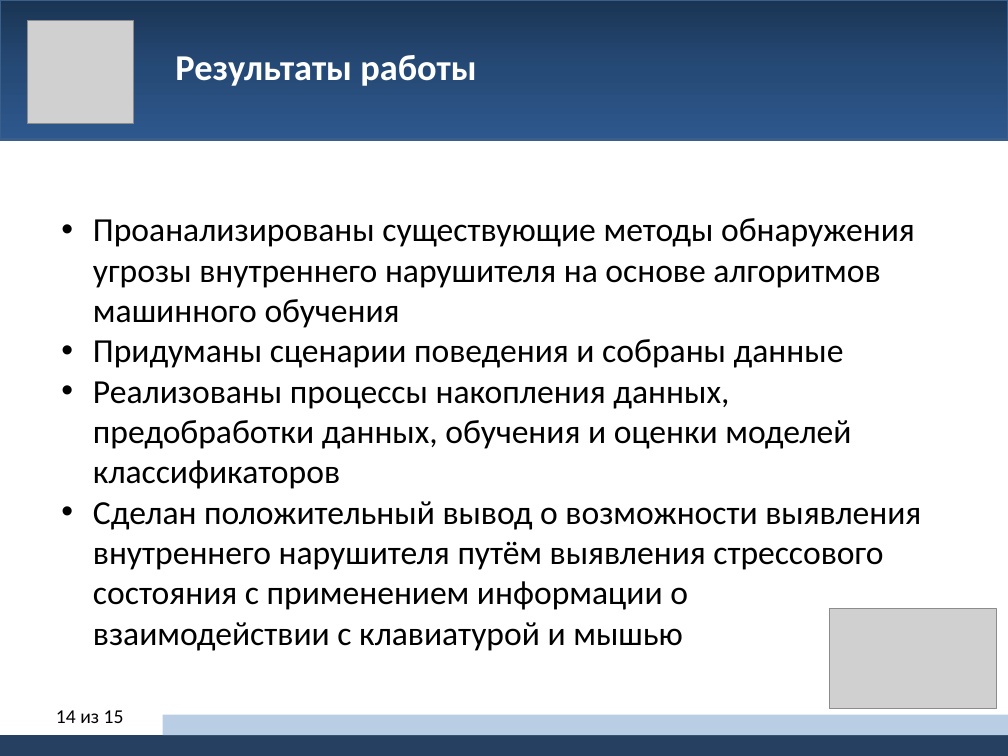
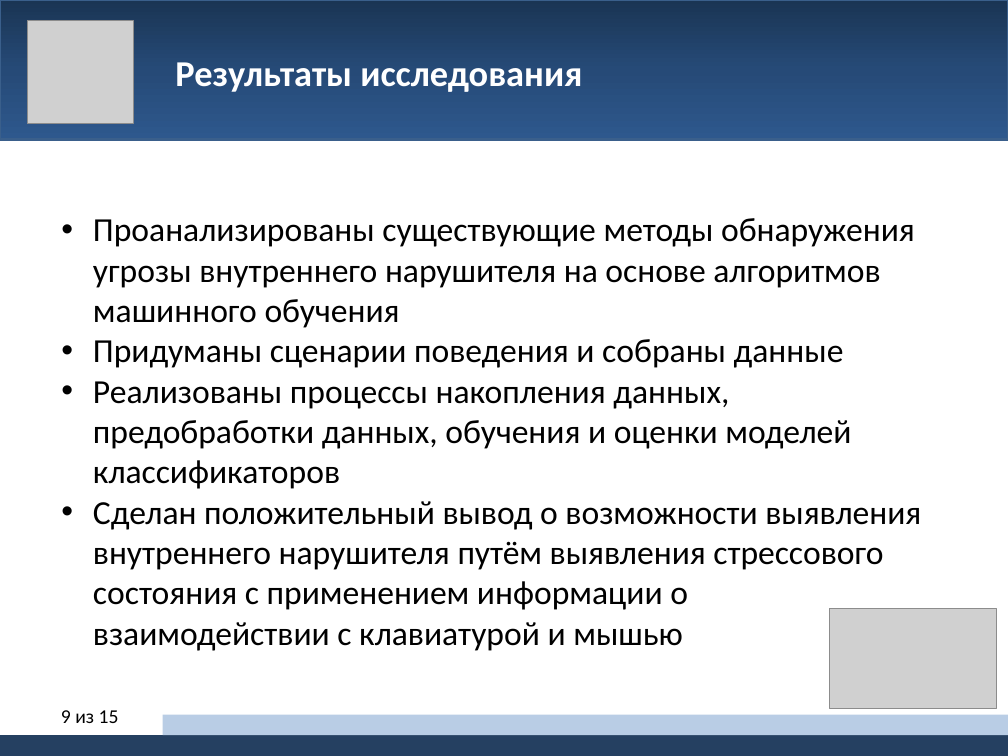
Before and after one commit to sultanovazamat/insider-threat-detection, a slide deck: slide 9 of reports/ppt_report.pptx (slide 14 before the commit). Drawn at 1008x756 pixels with LibreOffice and Linux fonts; fonts in the diff are those of the drawing; grey boxes stand for pictures. Boxes give left, top, right and bottom in pixels: in the first picture for what was removed or moved away, otherwise in the second. Text is boxed around its words. In the diff, an @@ line names an element or a change of style, - is before the commit and + after.

```diff
--- a/reports/ppt_report.pptx
+++ b/reports/ppt_report.pptx
@@ text at <box>175,62,582,92</box>: text changed @@
-  Результаты работы
+  Результаты исследования
@@ page number at <box>61,710,119,723</box>: text changed @@
-14 из 15
+9 из 15
```
Also in this commit, not shown: 8 other slides changed, 5 slides removed, 4 other files.
